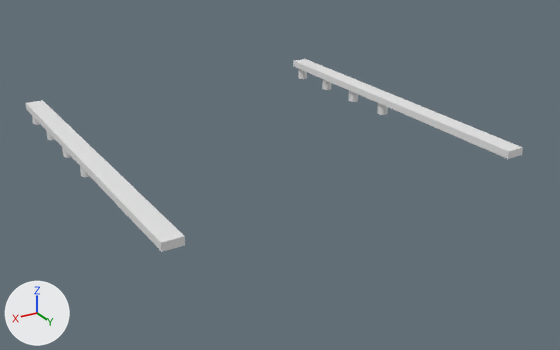
A saved change to the Blender file Chasis/chasis.blend.
Before and after are seen from a 50 mm lens placed at (0.106, 0.2166, 0.0879), pointed at (0.007, 0.0516, 0.0054). The lights are fixed; the arrows at lower left show +X, +Y and +Z. Mesh edges are drawn as thin lines on the coarser meshes.
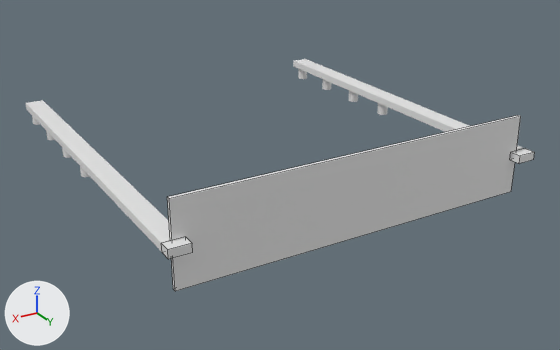
Changed parts and their boxes [x1, y1, x2, y2] in the pictures (560 x 350 px):
'Cube.002', added
    after: [167, 115, 521, 291]
'Cube', added
    after: [161, 238, 193, 259]
'Cube.001', added
    after: [510, 148, 535, 163]

Edits to the bpy script that builds the scene:
```text
Add me_cube_002:
    me_cube_002.from_pydata(...)  # a box spanning x -1.0..1.0, y -1.0..1.0, z -1.0..1.0
Add ob_cube_002:
    ob_cube_002 = bpy.data.objects.new('Cube.002', me_cube_002)
    ob_cube_002.location = (0.0101, 0.0929, 0.0167)
    ob_cube_002.scale = (0.046, 0.0005, 0.01)
Add ob_cube_001:
    ob_cube_001 = bpy.data.objects.new('Cube.001', me_cube_002.copy())
    ob_cube_001.location = (-0.0366, 0.0948, 0.0167)
    ob_cube_001.scale = (0.0025, 0.0015, 0.001)
Add ob_cube:
    ob_cube = bpy.data.objects.new('Cube', me_cube_002.copy())
    ob_cube.location = (0.0557, 0.0947, 0.0169)
    ob_cube.scale = (0.0025, 0.0015, 0.001)
```
